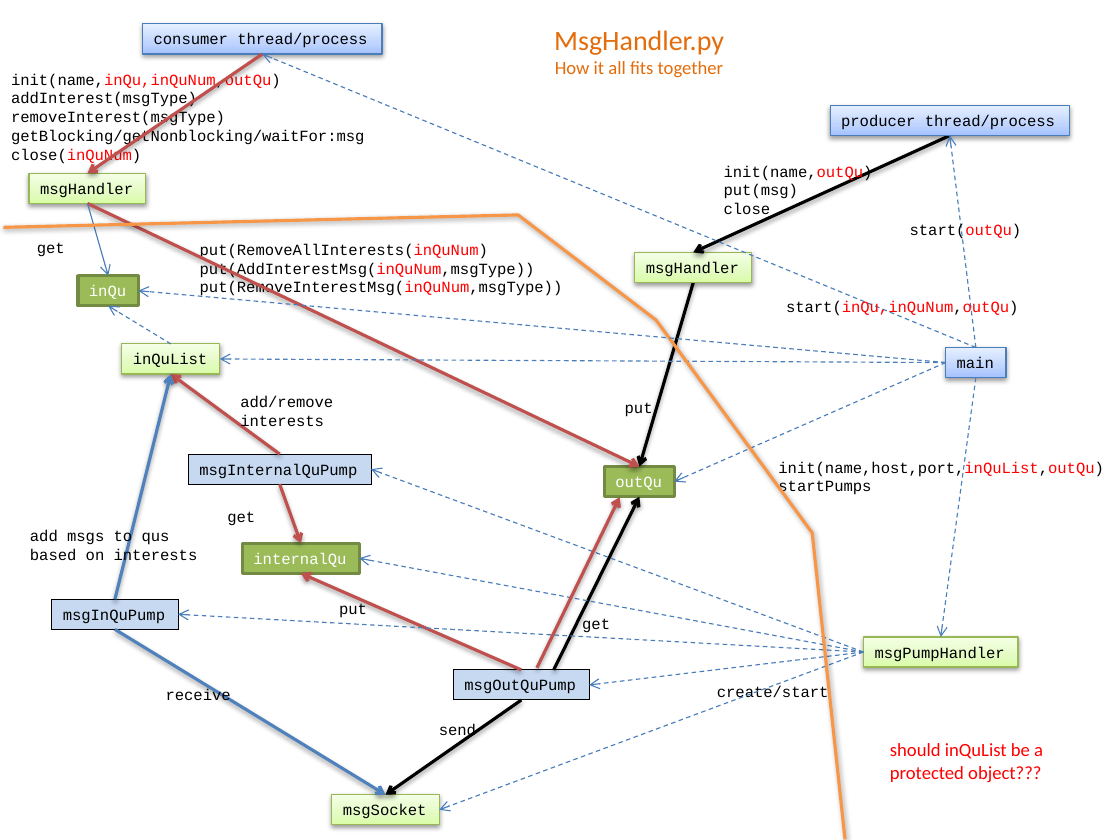
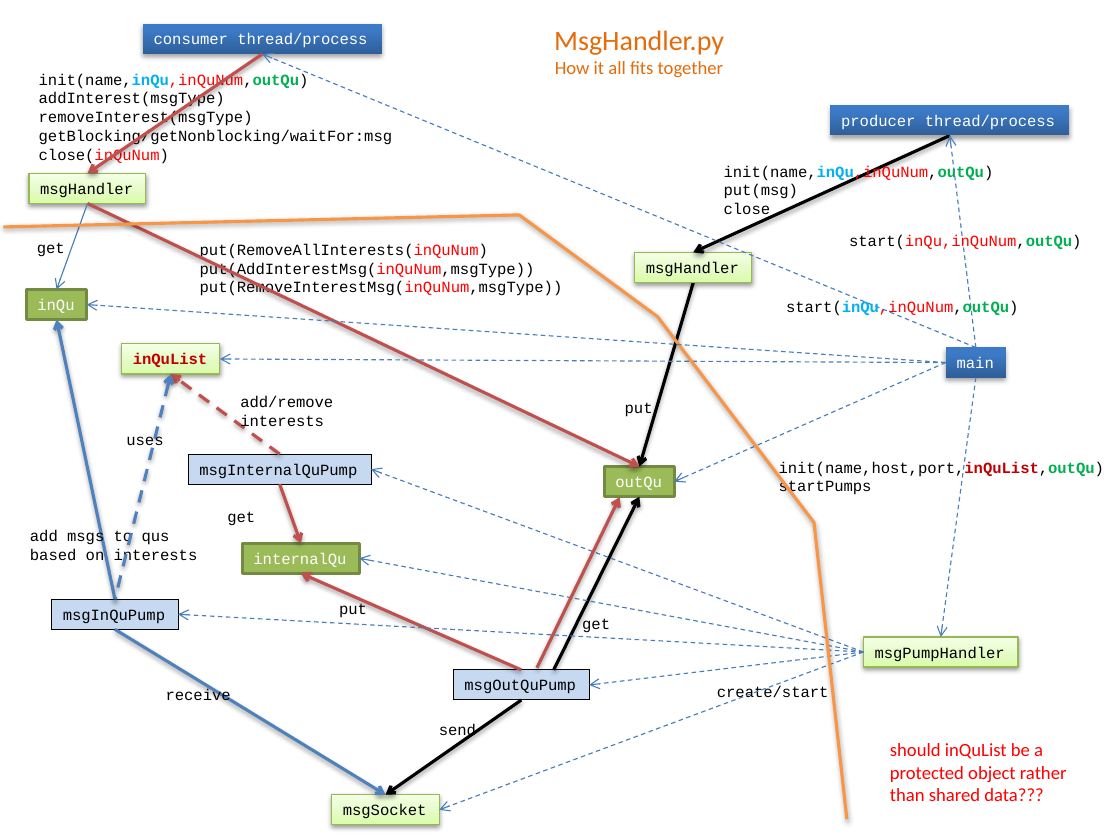
Before and after one commit to mlozborne/motin, a slide deck: slide 5 of Scripting/ScriptingDocumenation/DesignDiagrams.pptx. Drawn at 1120x840 pixels with LibreOffice and Linux fonts; fonts in the diff are those of the drawing. Boxes give left, top, right and bottom in pixels: in the first picture for what was removed or moved away, otherwise in the second. Text is boxed around its words. In the diff, an @@ line names an element or a change of style, - is before the commit and + after.

```diff
--- a/Scripting/ScriptingDocumenation/DesignDiagrams.pptx
+++ b/Scripting/ScriptingDocumenation/DesignDiagrams.pptx
@@ text "init(name,inQu,inQuNum,outQu)" moved from (x1=11, y1=73, x2=364, y2=165) to (x1=39, y1=73, x2=392, y2=165) @@
@@ text at (x1=39, y1=73, x2=309, y2=90): text colour #FF0000 to #00B0F0, text colour #FF0000 to #00B050, bold on in "init(name,inQu,inQuNum,outQu)" @@
@@ text colour #000000 to #FFFFFF; fill gradient #A4C4FF to #BFD4FF to #E6EEFF to gradient #2F5F99 to #3D7CC7 to #3A7CCB; outline #4B7EBC 0.75 pt to none; shadow changed in 3 elements at (x1=142, y1=24, x2=382, y2=54), (x1=945, y1=347, x2=1006, y2=377), (x1=830, y1=105, x2=1070, y2=136) @@
@@ text at (x1=724, y1=165, x2=994, y2=182): text changed @@
-init(name,outQu)
+init(name,inQu,inQuNum,outQu)
@@ arrow moved from (87, 204) - (109, 276) to (87, 204) - (57, 289) @@
@@ freeform shape resized from (x1=3, y1=215, x2=846, y2=840) to (x1=3, y1=215, x2=847, y2=820) @@
@@ text at (x1=849, y1=235, x2=1081, y2=252): text changed; text colour #000000 to #FF0000 @@
-start(outQu)
+start(inQu,inQuNum,outQu)
@@ rectangle "inQu" moved from (x1=78, y1=276, x2=139, y2=306) to (x1=27, y1=289, x2=87, y2=319) @@
@@ text "start(inQu,inQuNum,outQu)" at (x1=786, y1=301, x2=1018, y2=318): text colour #FF0000 to #00B0F0, text colour #FF0000 to #00B050, bold on in "start(inQu,inQuNum,outQu)" @@
@@ arrow moved from (115, 599) - (171, 374) to (115, 599) - (57, 319) @@
@@ arrow moved from (945, 363) - (139, 291) to (945, 363) - (86, 305) @@
@@ rectangle "inQuList" at (x1=122, y1=344, x2=221, y2=374): text colour #000000 to #C00000, bold on @@
@@ arrow moved from (171, 344) - (109, 306) to (171, 374) - (115, 599) @@
@@ arrow (171, 374) - (115, 599): stroke #4B7EBC 0.75 pt dashed to #4F81BD 2 pt dashed; arrowheads changed @@
@@ arrow (280, 454) - (171, 374): stroke #C0504D 2 pt to #C0504D 2 pt dashed @@
@@ text added at (x1=126, y1=433, x2=163, y2=450), 10 pt, text #000000 @@
+uses
@@ text at (x1=779, y1=461, x2=1104, y2=478): text colour #FF0000 to #C00000, text colour #FF0000 to #00B050, bold on in "init(name,host,port,inQuList,outQu)" @@
@@ text at (x1=890, y1=743, x2=1067, y2=801): text changed @@
-should inQuList be a protected object???
+should inQuList be a protected object rather than shared data???
```
Also in this commit, not shown: 7 other slides changed, 4 other files.
